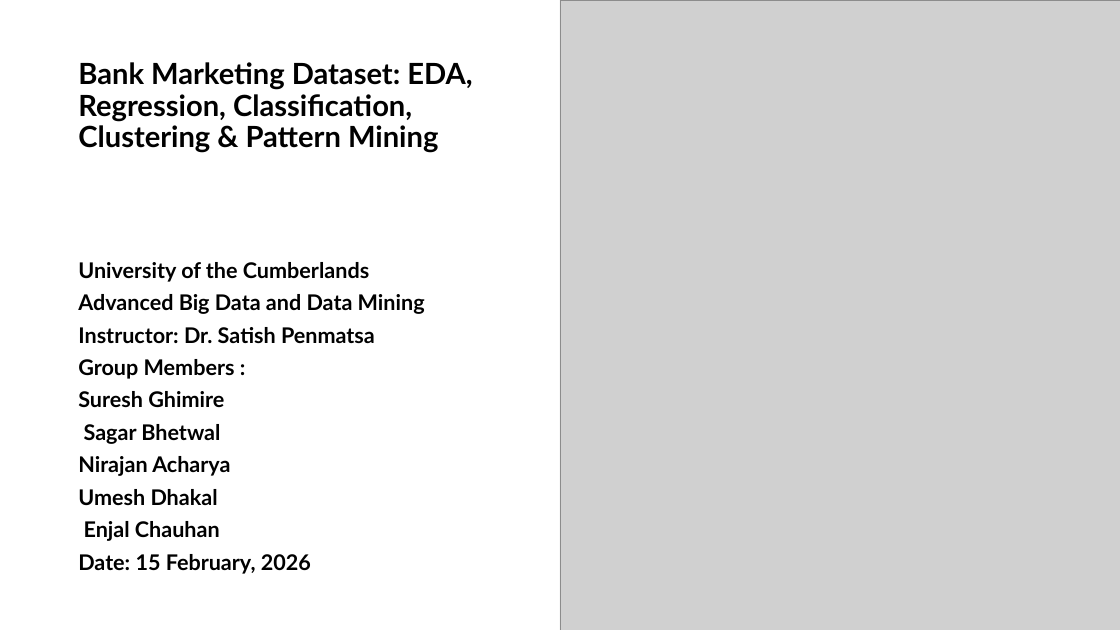
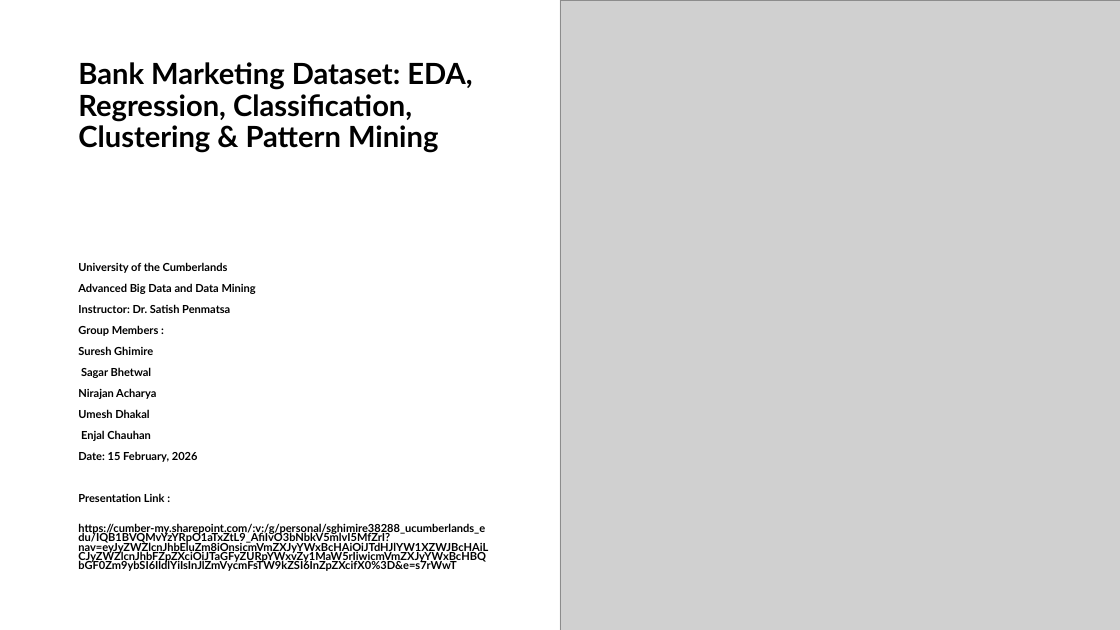
Before and after one commit to udhakal1s/MSCS634_ProjectDeliverable, a slide deck: slide 1 of MSCS-634-Deliverable4/ResidencyDay3Presentation.pptx. Drawn at 1120x630 pixels with LibreOffice and Linux fonts; fonts in the diff are those of the drawing; grey boxes stand for pictures. Boxes give left, top, right and bottom in pixels: in the first picture for what was removed or moved away, otherwise in the second. Text is boxed around its words. In the diff, an @@ line names an element or a change of style, - is before the commit and + after.

Commit message:
updated readme with presentation link

```diff
--- a/MSCS-634-Deliverable4/ResidencyDay3Presentation.pptx
+++ b/MSCS-634-Deliverable4/ResidencyDay3Presentation.pptx
@@ subtitle at (78, 262, 256, 462): size 18.5 to 9.5 pt in "University of the Cumberlands", "Advanced Big Data and Data Mining", "Instructor: Dr. Satish Penmatsa", "Group Members :" and 6 more places; line spacing 0.8 to 0.7 @@
@@ subtitle at (78, 493, 488, 571): paragraphs added @@
+Presentation Link :
+https://cumber-my.sharepoint.com/:v:/g/personal/sghimire38288_ucumberlands_edu/IQB1BVQMvYzYRpO1aTxZtL9_AfiIvO3bNbkV5mlvI5MfZrI?nav=eyJyZWZlcnJhbEluZm8iOnsicmVmZXJyYWxBcHAiOiJTdHJlYW1XZWJBcHAiLCJyZWZlcnJhbFZpZXciOiJTaGFyZURpYWxvZy1MaW5rIiwicmVmZXJyYWxBcHBQbGF0Zm9ybSI6IldlYiIsInJlZmVycmFsTW9kZSI6InZpZXcifX0%3D&e=s7rWwT
```
Also in this commit, not shown: 1 other slide changed, 1 other file.
